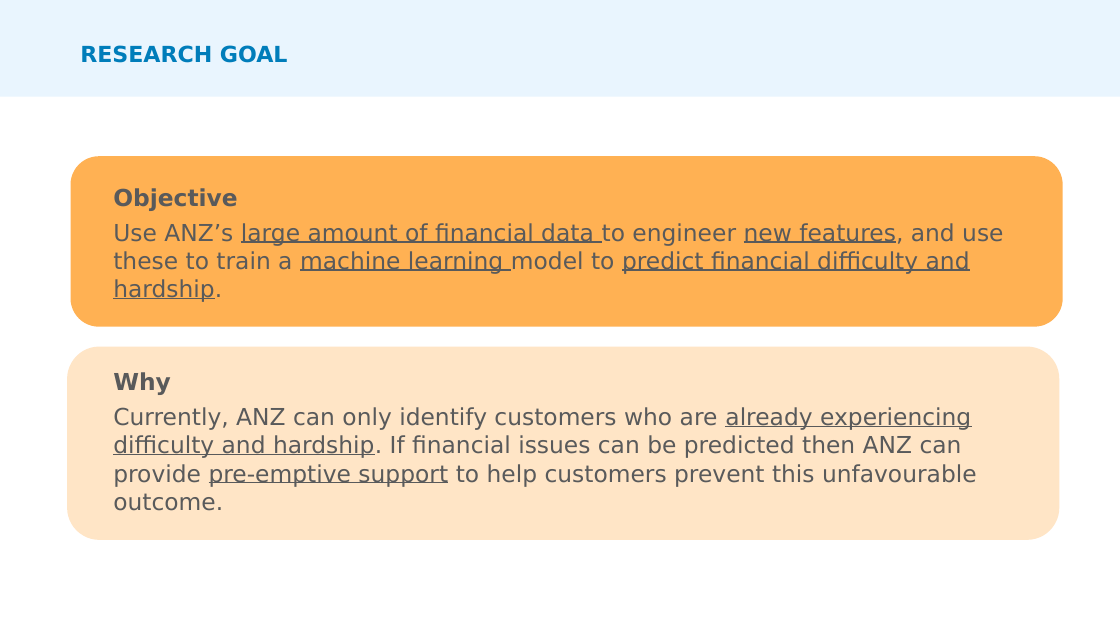
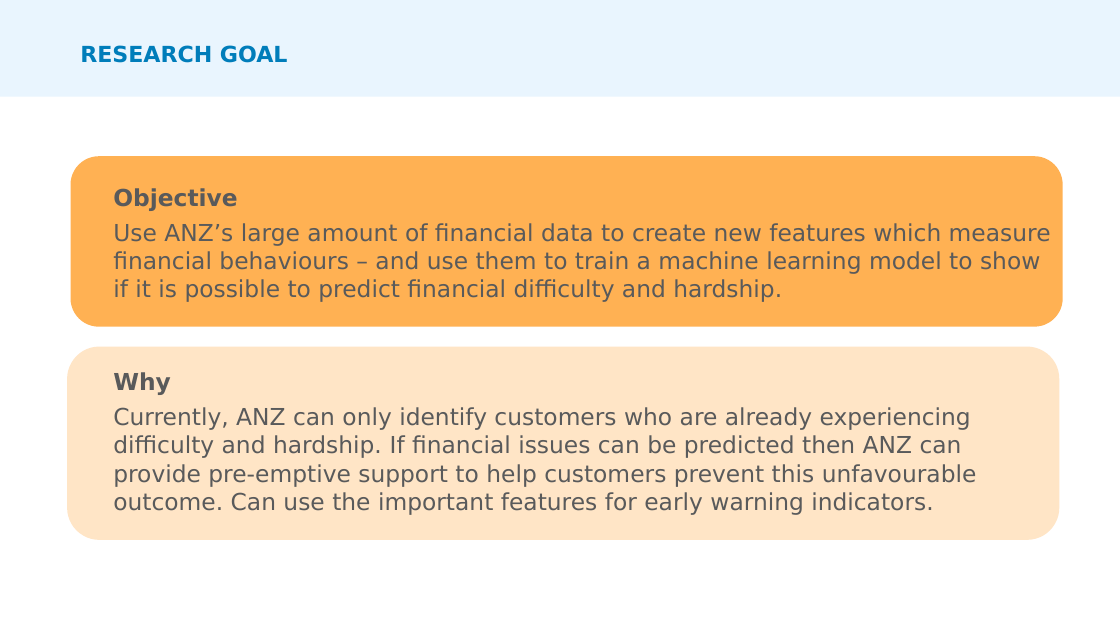
Before and after one commit to allyhassell/data-wrangling_assignment, a slide deck: slide 5 of ANZ Presentation.pptx. Drawn at 1120x630 pixels with LibreOffice and Linux fonts; fonts in the diff are those of the drawing. Boxes give left, top, right and bottom in pixels: in the first picture for what was removed or moved away, otherwise in the second. Text is boxed around its words. In the diff, an @@ line names an element or a change of style, - is before the commit and + after.

```diff
--- a/ANZ Presentation.pptx
+++ b/ANZ Presentation.pptx
@@ text at (113,223,1051,302): text changed @@
-  Use ANZ’s large amount of financial data to engineer new features, and use these to train a machine learning model to predict financial difficulty and hardship.
+  Use ANZ’s large amount of financial data to create new features which measure financial behaviours – and use them to train a machine learning model to show if it is possible to predict financial difficulty and hardship.
@@ text at (113,407,977,515): text changed @@
-  Currently, ANZ can only identify customers who are already experiencing difficulty and hardship. If financial issues can be predicted then ANZ can provide pre-emptive support to help customers prevent this unfavourable outcome.
+  Currently, ANZ can only identify customers who are already experiencing difficulty and hardship. If financial issues can be predicted then ANZ can provide pre-emptive support to help customers prevent this unfavourable outcome. Can use the important features for early warning indicators.
```
Also in this commit, not shown: 11 other slides changed, 1 slide removed.
